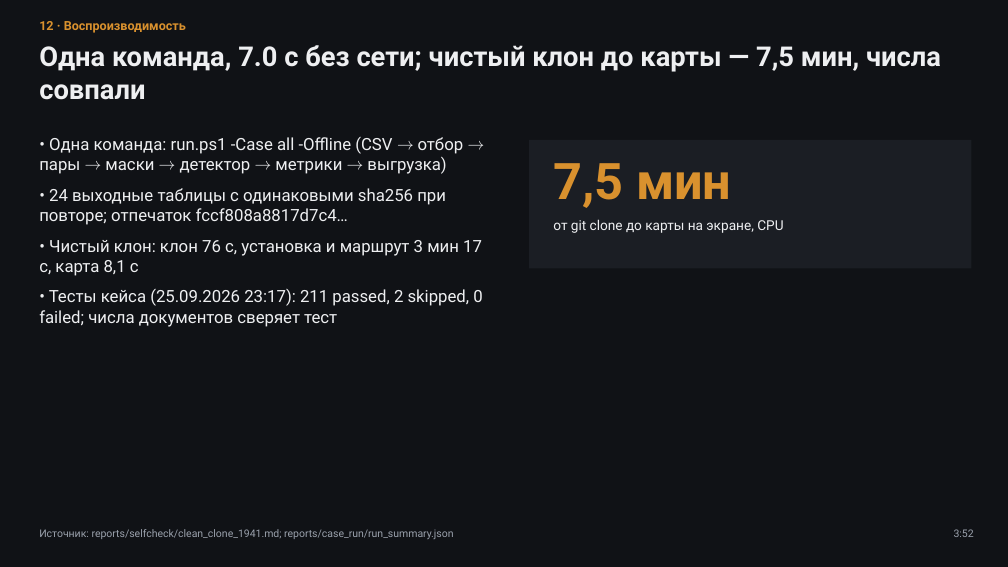
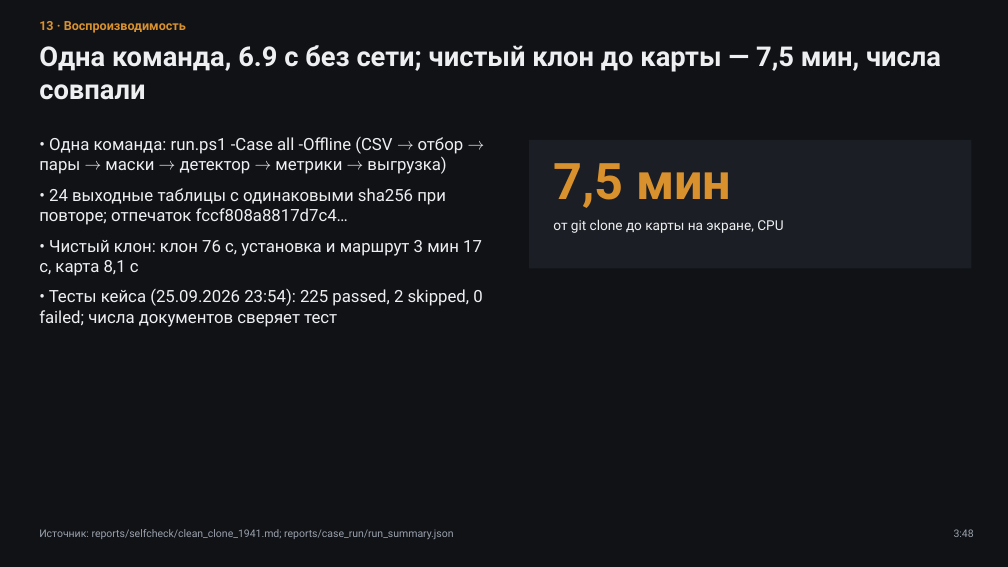
Before and after one commit to azama2t/final-cosmohack, a slide deck: slide 13 of reports/case_deck.pptx (slide 12 before the commit). Drawn at 1008x567 pixels with LibreOffice and Linux fonts; fonts in the diff are those of the drawing. Boxes give left, top, right and bottom in pixels: in the first picture for what was removed or moved away, otherwise in the second. Text is boxed around its words. In the diff, an @@ line names an element or a change of style, - is before the commit and + after.

Commit message:
docs(case): дека/речь/QA/демо по текущему режиму детектора (гармонизация выключена), слайд «собственный вклад и ключевые решения», раскрыта разметка ИИ-агентом; тест против чисел прежнего режима вне контекста; API: неизвестные параметры → 400, limit/offset, пустой query_id → 400; README: пример для PowerShell

```diff
--- a/reports/case_deck.pptx
+++ b/reports/case_deck.pptx
@@ text at bbox=[39, 45, 941, 100]: text changed @@
-Одна команда, 7.0 с без сети; чистый клон до карты — 7,5 мин, числа совпали
+Одна команда, 6.9 с без сети; чистый клон до карты — 7,5 мин, числа совпали
@@ text at bbox=[39, 289, 482, 327]: text changed @@
-• Тесты кейса (25.09.2026 23:17): 211 passed, 2 skipped, 0 failed; числа документов сверяет тест
+• Тесты кейса (25.09.2026 23:54): 225 passed, 2 skipped, 0 failed; числа документов сверяет тест
@@ text at bbox=[954, 529, 974, 537]: text changed @@
-3:52
+3:48
```
Also in this commit, not shown: 10 other slides changed, 1 slide added, 23 other files.
